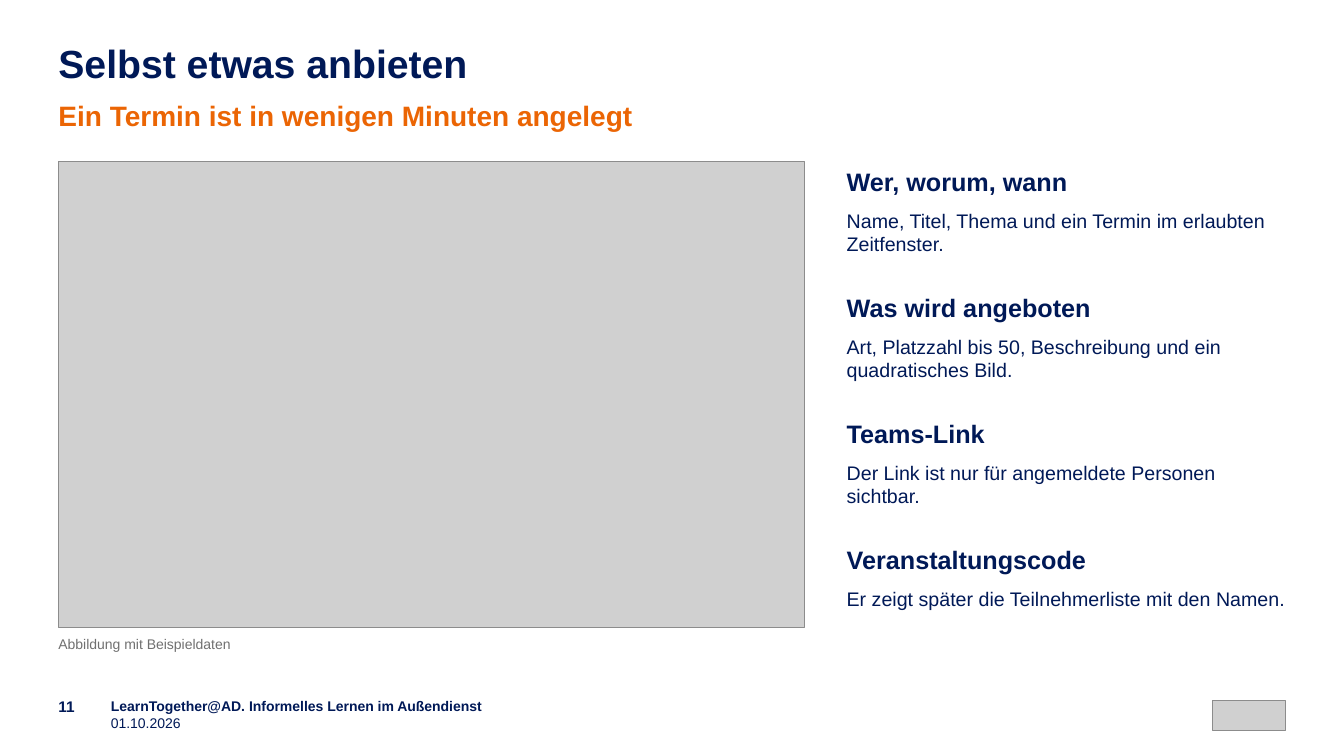
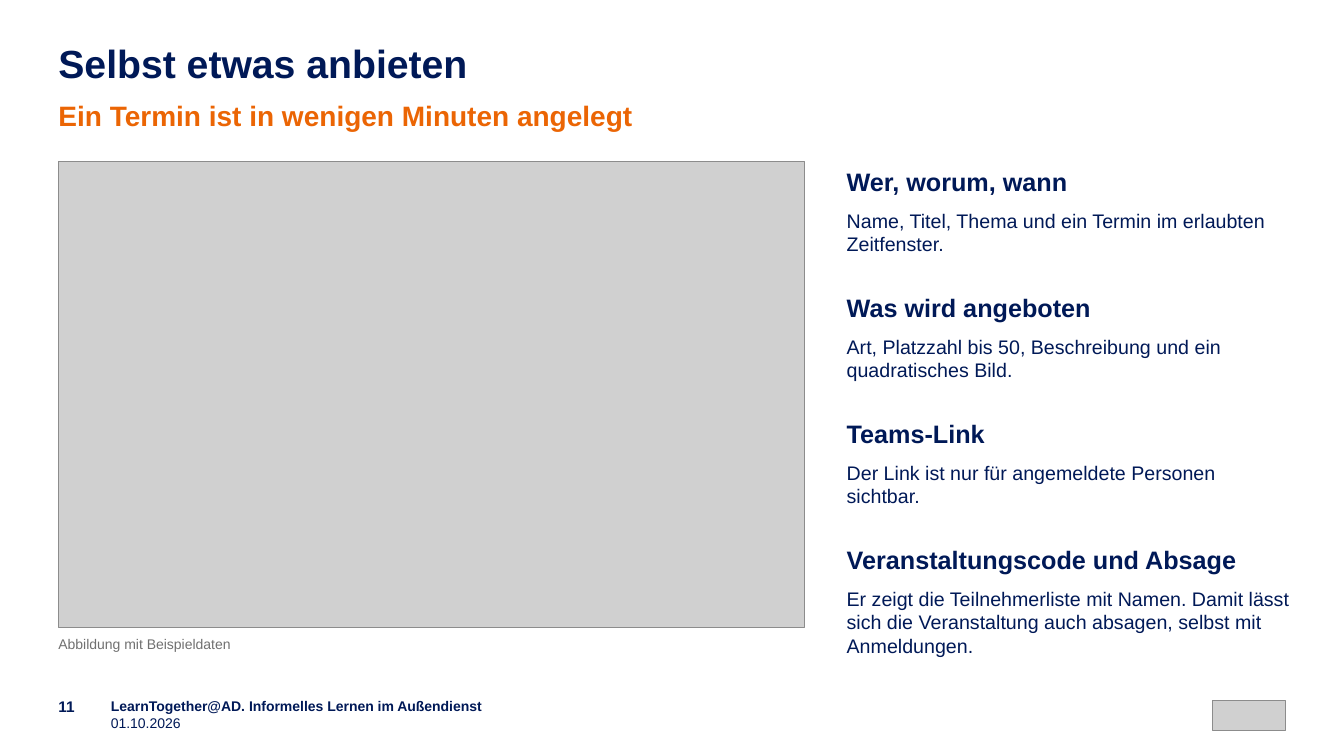
Before and after one commit to emplush/ruv_learntogether, a slide deck: slide 11 of docs/LearnTogether-AD_Praesentation.pptx. Drawn at 1344x756 pixels with LibreOffice and Linux fonts; fonts in the diff are those of the drawing; grey boxes stand for pictures. Boxes give left, top, right and bottom in pixels: in the first picture for what was removed or moved away, otherwise in the second. Text is boxed around its words. In the diff, an @@ line names an element or a change of style, - is before the commit and + after.

```diff
--- a/docs/LearnTogether-AD_Praesentation.pptx
+++ b/docs/LearnTogether-AD_Praesentation.pptx
@@ text at [847,550,1236,575]: text changed @@
-Veranstaltungscode
+Veranstaltungscode und Absage
@@ text at [847,591,1289,657]: text changed @@
-Er zeigt später die Teilnehmerliste mit den Namen.
+Er zeigt die Teilnehmerliste mit Namen. Damit lässt sich die Veranstaltung auch absagen, selbst mit Anmeldungen.
```
Also in this commit, not shown: 4 other slides changed, 34 other files.
